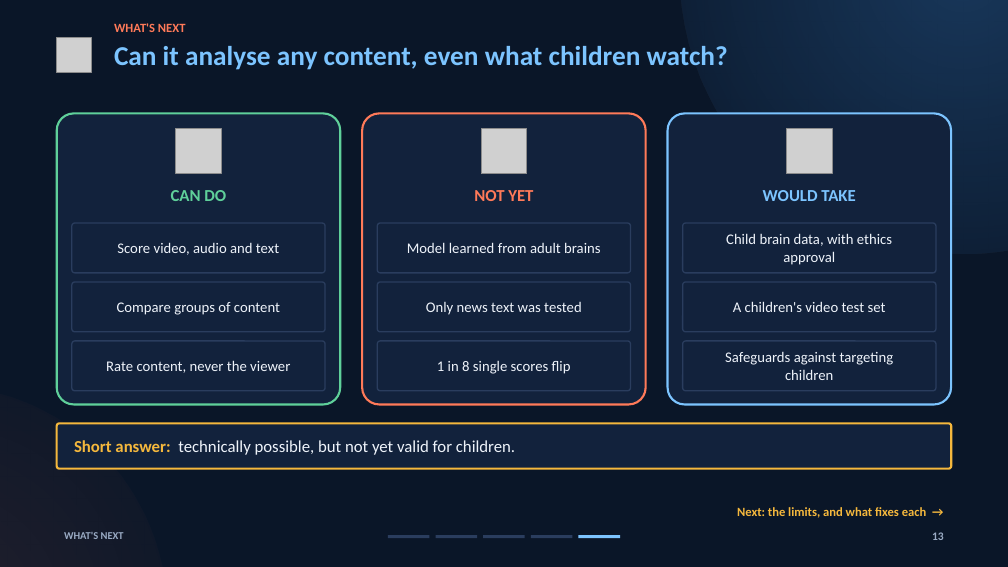
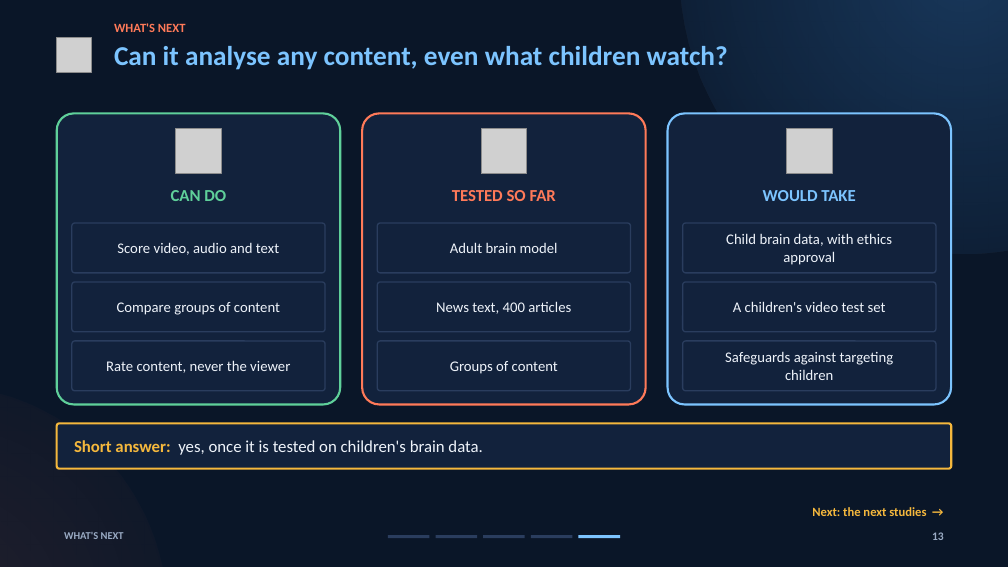
Before and after one commit to brn-mwai/monarch, a slide deck: slide 13 of docs/defence/Monarch_Defence_Deck_Script.pptx. Drawn at 1008x567 pixels with LibreOffice and Linux fonts; fonts in the diff are those of the drawing; grey boxes stand for pictures. Boxes give left, top, right and bottom in pixels: in the first picture for what was removed or moved away, otherwise in the second. Text is boxed around its words. In the diff, an @@ line names an element or a change of style, - is before the commit and + after.

```diff
--- a/docs/defence/Monarch_Defence_Deck_Script.pptx
+++ b/docs/defence/Monarch_Defence_Deck_Script.pptx
@@ text at bbox=[452, 190, 556, 201]: text changed @@
-NOT YET
+TESTED SO FAR
@@ text in rounded rectangle at bbox=[450, 242, 558, 253]: text changed @@
-Model learned from adult brains
+Adult brain model
@@ text in rounded rectangle at bbox=[436, 301, 571, 314]: text changed @@
-Only news text was tested
+News text, 400 articles
@@ text in rounded rectangle at bbox=[450, 361, 558, 374]: text changed @@
-1 in 8 single scores flip
+Groups of content
@@ text in rounded rectangle at bbox=[74, 440, 482, 455]: text changed @@
-Short answer: technically possible, but not yet valid for children.
+Short answer: yes, once it is tested on children's brain data.
@@ text at bbox=[812, 507, 926, 516]: text changed @@
-Next: the limits, and what fixes each →
+Next: the next studies →
```
Also in this commit, not shown: 6 other slides changed, 46 other files.
